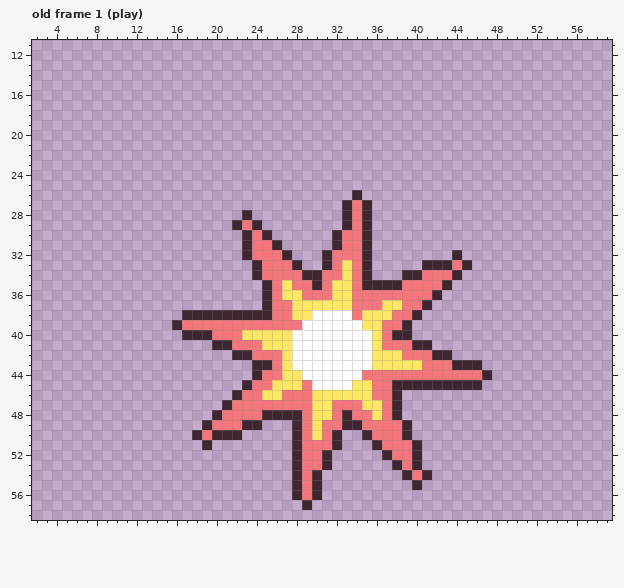
Pixel-art file, stored at art/hits/fx-hit-petunias.aseprite. That is the earlier state.
64x64 pixels, 8 frames. Shown: old frame 1 (play): x 2..59, y 11..58. The commit also changed other frames, which this record leaves out.
The same view after the edit:
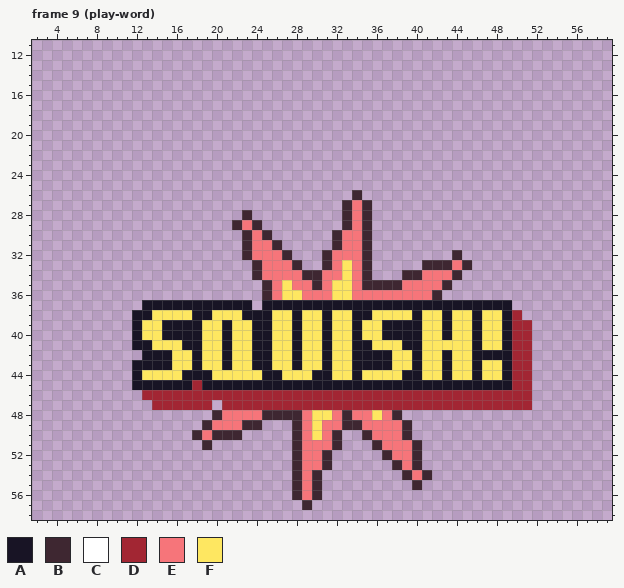
Palette (. is transparent): A #181425  B #3e2731  C #ffffff  D #a22633  E #f6757a  F #fee761
A new or re-ordered frame is compared with the old frame closest to it.
Difference:
frames 8 -> 16
Frame 9 (play-word) is new; against old frame 1 (play):
Colour A now appears in row 37 at x 13 to 23 and 42 to 49; in row 38 at x 12 to 13, 43, 46 and 49; in row 39 at x 12, 15, 40, 43, 46 and 49; in row 40 at x 12, 15 to 16, 40, 43, 46 and 49; in row 41 at x 12 to 13, 17 to 18, 46 and 49; in row 42 at x 13 to 15, 18, 21 and 46 to 49.
Colour A now appears in row 43 at x 12 to 15, 18, 21 and 49; in row 44 at x 12, 17 to 19 and 49; in row 45 at x 12 to 17, 19 to 22 and 47 to 49.
The author changed colour B to colour A in row 37 at x 25 and 41; in row 38 at x 18 to 19, 23 to 25 and 40; in row 39 at x 16 and 39; in row 40 at x 17 to 18 and 38 to 39; in row 41 at x 21 and 40; in row 42 at x 43.
The author changed colour B to colour A in row 43 at x 24 to 25 and 46; in row 45 at x 23 and 38 to 46.
The author changed colour C to colour A in row 38 at x 31; in row 39 at x 31 and 34; in row 40 at x 28, 31 and 34; in rows 41 to 43 at x 28, 31 and 34 to 35; in row 44 at x 30 to 31 and 34; in row 45 at x 30 to 33.
The author changed colour E to colour A in row 37 at x 26 to 27, 34 to 36 and 39 to 40; in row 38 at x 34; in row 39 at x 17 to 18, 21, 24 to 25, 28 and 37 to 38; in row 40 at x 21 and 37; in row 41 at x 24 and 39; in row 42 at x 24 to 25 and 40.
The author changed colour E to colour A in row 43 at x 43; in row 44 at x 25 to 26, 39 to 40, 43 and 46; in row 45 at x 24 to 25, 29 and 36 to 37.
The author changed colour F to colour A in row 37 at x 28 to 33 and 37 to 38; in row 38 at x 28 and 35; in row 40 at x 24 to 25; in row 41 at x 25; in row 42 at x 36 to 37; in row 43 at x 36 to 37 and 40.
The author changed colour F to colour A in row 45 at x 26 to 28 and 34 to 35.
Colour D now appears in row 38 at x 50; in rows 39 to 44 at x 50 to 51; in row 45 at x 18 and 50 to 51; in row 46 at x 13 to 21 and 39 to 51; in row 47 at x 14 to 19 and 39 to 51.
The author changed colour B to colour D in row 46 at x 22 and 38; in row 47 at x 21 and 38.
The author changed colour E to colour D in row 46 at x 23 to 24, 27 to 29 and 36 to 37; in row 47 at x 22 to 29, 32 to 34 and 37.
The author changed colour F to colour D in row 46 at x 25 to 26 and 30 to 35; in row 47 at x 30 to 31 and 35 to 36.
Colour F now appears in row 38 at x 14 to 16, 41 to 42, 44 to 45 and 47 to 48; in rows 39 to 40 at x 13 to 14, 41 to 42, 44 to 45 and 47 to 48; in row 41 at x 14 to 16, 19, 42 to 45 and 47 to 48; in row 42 at x 16 to 17, 19 to 20 and 44 to 45; in row 43 at x 16 to 17, 19 to 20, 22 to 23 and 47 to 48; in row 44 at x 13 to 16, 20 to 23 and 48.
The author changed colour B to colour F in row 38 at x 17 and 20 to 22; in row 40 at x 19; in row 41 at x 20 and 41; in row 42 at x 22 to 23 and 42; in row 43 at x 44 to 45; in row 44 at x 24 and 47.
The author changed colour C to colour F in row 38 at x 30 and 32 to 33; in row 39 at x 29 to 30 and 32 to 33; in row 40 at x 29 to 30, 32 to 33 and 35; in rows 41 to 43 at x 29 to 30 and 32 to 33; in row 44 at x 29 and 32 to 33.
The author changed colour E to colour F in row 38 at x 26 to 27 and 38 to 39; in row 39 at x 19 to 20, 22 to 23 and 26 to 27; in row 40 at x 20 and 22; in row 41 at x 22 to 23 and 37 to 38; in row 42 at x 26, 39 and 41; in row 43 at x 26 and 41 to 42.
The author changed colour E to colour F in row 44 at x 35 to 38, 41 to 42 and 44 to 45.
Changed places in both pictures, as pixel boxes (x1, y1, x2, y2):
changed: (132, 300, 532, 410)
